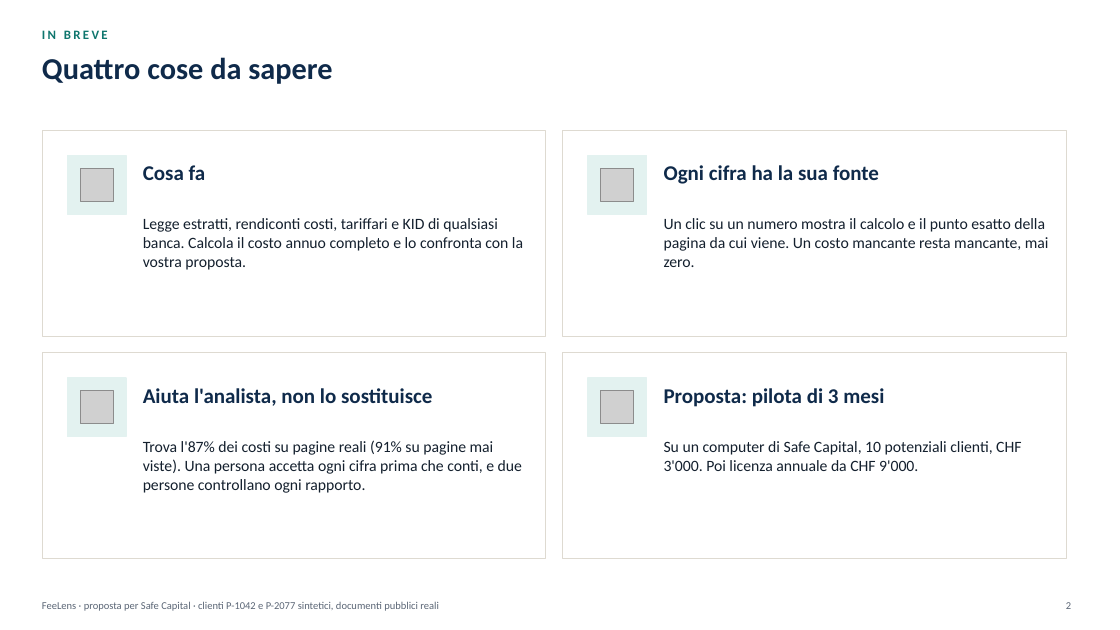
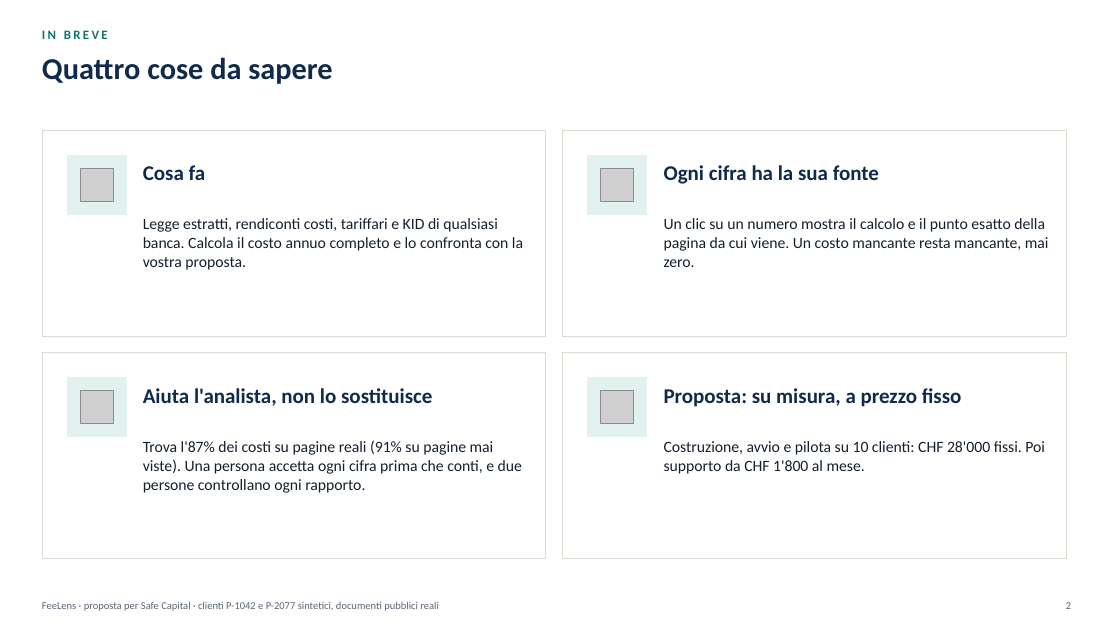
Before and after one commit to rossotti-alessandro/PortfolioCostEngine, a slide deck: slide 2 of slides/FeeLens_Proposta_IT.pptx. Drawn at 1120x630 pixels with LibreOffice and Linux fonts; fonts in the diff are those of the drawing; grey boxes stand for pictures. Boxes give left, top, right and bottom in pixels: in the first picture for what was removed or moved away, otherwise in the second. Text is boxed around its words. In the diff, an @@ line names an element or a change of style, - is before the commit and + after.

```diff
--- a/slides/FeeLens_Proposta_IT.pptx
+++ b/slides/FeeLens_Proposta_IT.pptx
@@ text at (664, 388, 962, 407): text changed @@
-Proposta: pilota di 3 mesi
+Proposta: su misura, a prezzo fisso
@@ text at (664, 441, 1045, 474): text changed @@
-Su un computer di Safe Capital, 10 potenziali clienti, CHF 3'000. Poi licenza annuale da CHF 9'000.
+Costruzione, avvio e pilota su 10 clienti: CHF 28'000 fissi. Poi supporto da CHF 1'800 al mese.
```
Also in this commit, not shown: 4 other slides changed, 4 slides added, 1 slide removed, 28 other files.
